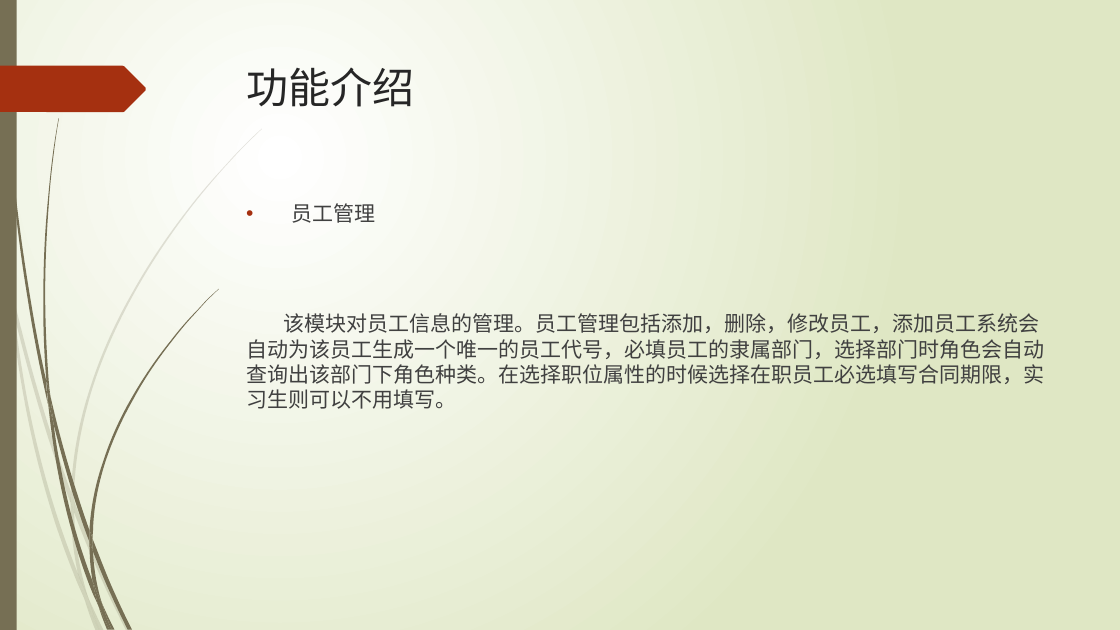
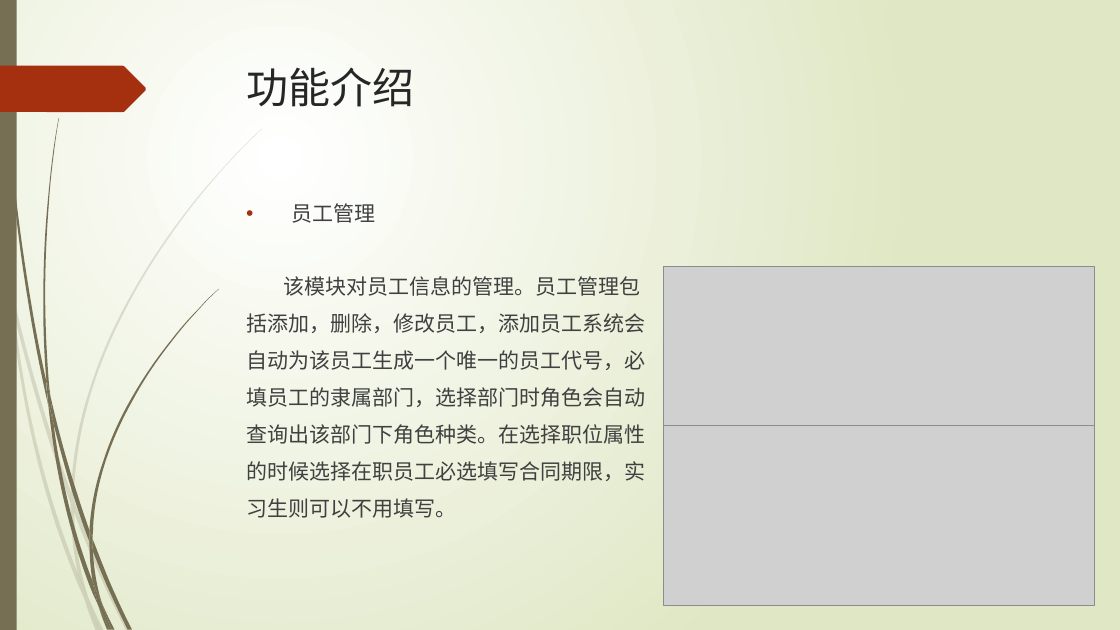
Before and after one commit to LNNying/CompletionReport, a slide deck: slide 11 of 软外4-刘宁宁201540704137-产品说明.pptx. Drawn at 1120x630 pixels with LibreOffice and Linux fonts; fonts in the diff are those of the drawing; grey boxes stand for pictures. Boxes give left, top, right and bottom in pixels: in the first picture for what was removed or moved away, otherwise in the second. Text is boxed around its words. In the diff, an @@ line names an element or a change of style, - is before the commit and + after.

Commit message:
修改产品文档

```diff
--- a/软外4-刘宁宁201540704137-产品说明.pptx
+++ b/软外4-刘宁宁201540704137-产品说明.pptx
@@ picture added at (663,266,1095,426) @@
@@ text at (246,276,645,518): text changed @@
-该模块对员工信息的管理。员工管理包括添加，删除，修改员工，添加员工系统会自动为该员工生成一个唯一的员工代号，必填员工的隶属部门，选择部门时角色会自动查询出该部门下角色种类。在选择职位属性的时候选择在职员工必选填写合同期限，实习生则可以不用填写。
+该模块对员工信息的管理。员工管理包
+括添加，删除，修改员工，添加员工系统会
+自动为该员工生成一个唯一的员工代号，必
+填员工的隶属部门，选择部门时角色会自动
+查询出该部门下角色种类。在选择职位属性
+的时候选择在职员工必选填写合同期限，实
+习生则可以不用填写。
@@ picture added at (663,426,1095,607) @@
```
Also in this commit, not shown: 11 other slides changed.
